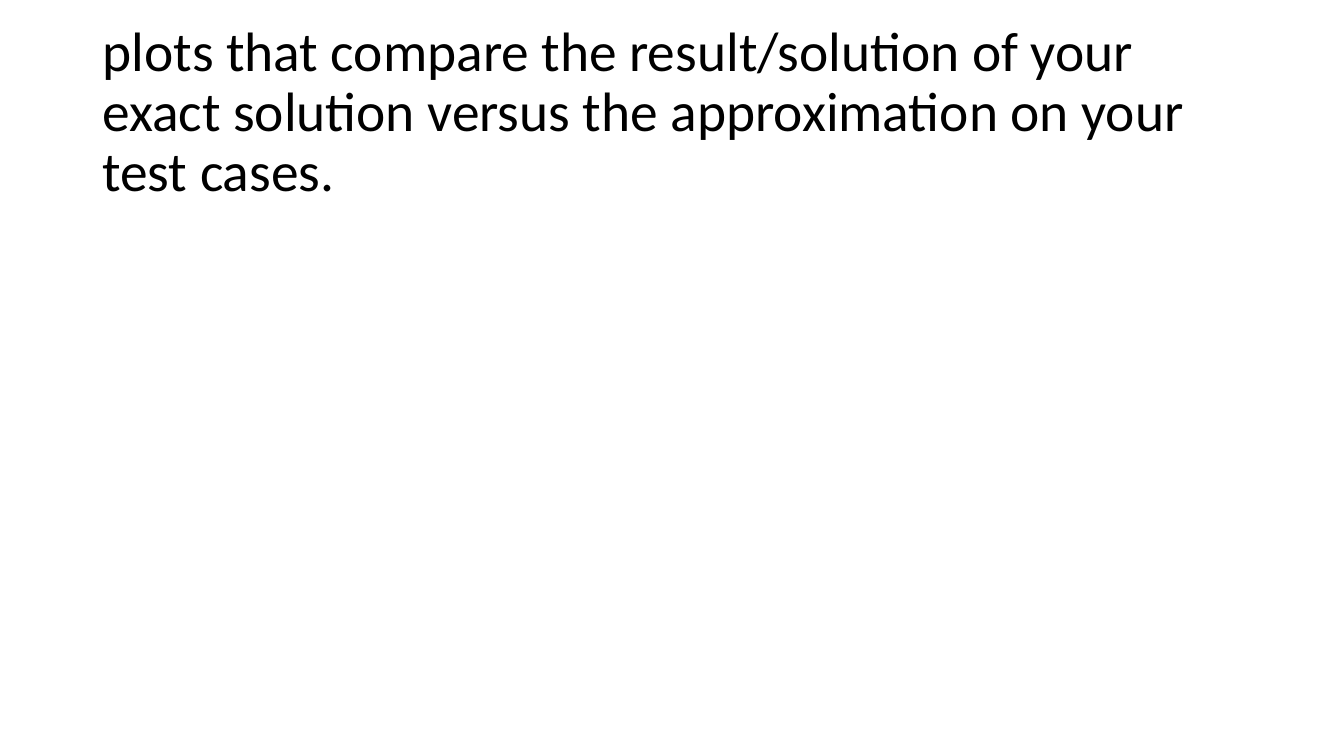
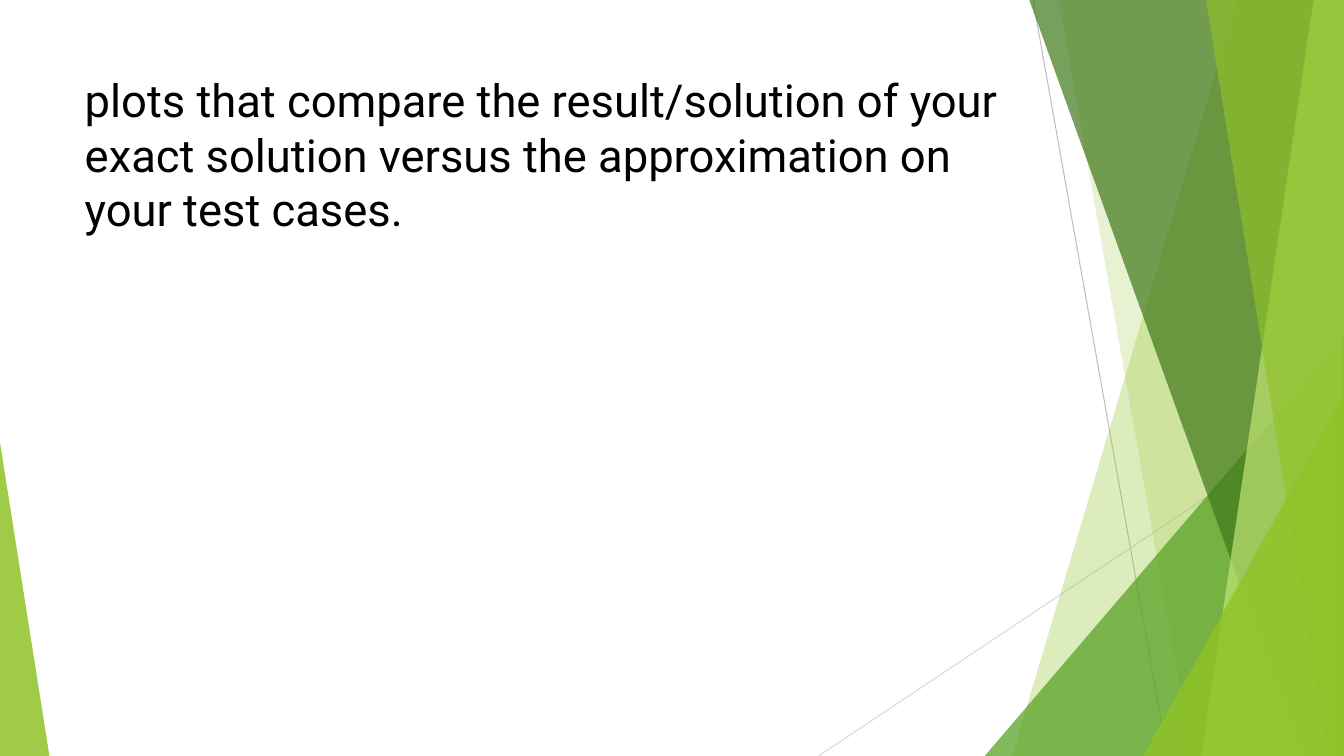
Before and after one commit to pearceag/Min_Coloring_Graph, a slide deck: slide 28 of presentations/Approximation_Presentation.pptx (slide 6 before the commit). Drawn at 1344x756 pixels with LibreOffice and Linux fonts; fonts in the diff are those of the drawing. Boxes give left, top, right and bottom in pixels: in the first picture for what was removed or moved away, otherwise in the second. Text is boxed around its words. In the diff, an @@ line names an element or a change of style, - is before the commit and + after.

```diff
--- a/presentations/Approximation_Presentation.pptx
+++ b/presentations/Approximation_Presentation.pptx
@@ title "plots that compare the result/solution ...": place and size @@
-title "plots that compare the result/solution ..." at box(102, 32, 1184, 192)
+title "plots that compare the result/solution ..." at box(85, 82, 997, 236)
@@ title "plots that compare the result/solution ..." at box(85, 82, 997, 236): size 39.6 to 32.4 pt, font Calibri to Roboto; line spacing 0.9 to 1; vertical alignment middle to top @@
@@ group added at box(0, 0, 1344, 756): 5 freeform shapes, 3 triangles, 2 lines @@
```
Also in this commit, not shown: 5 other slides changed, 22 slides added, 1 other file.
